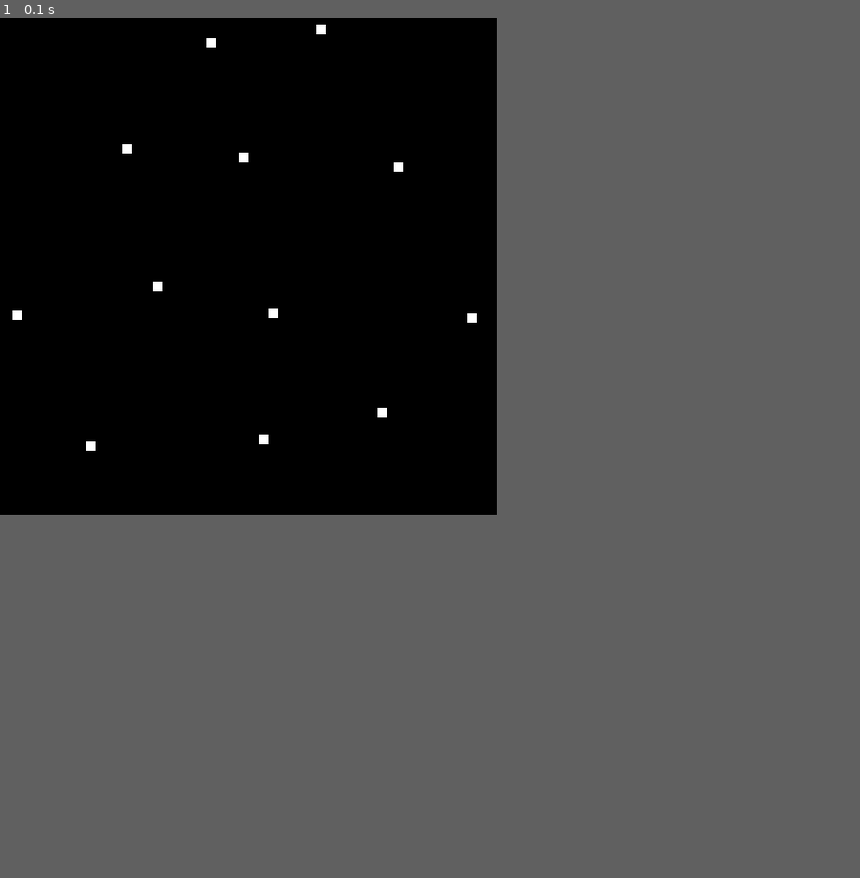
Above: before the commit, frame 1.
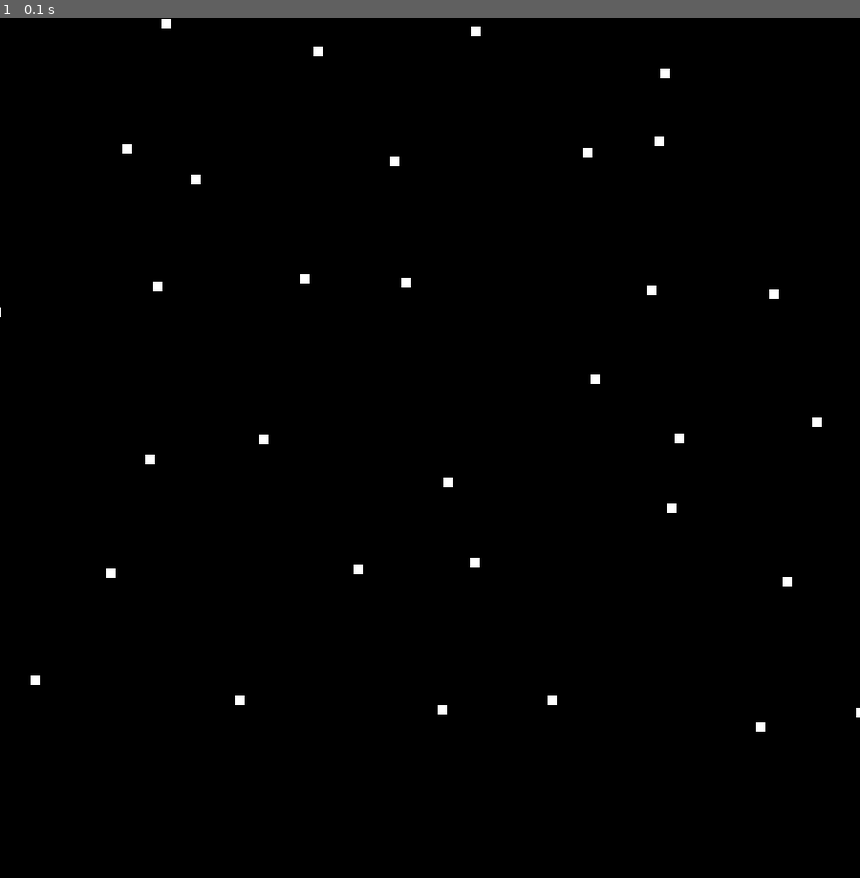
Above: after the commit, the same moment.

Repository: john9francis/molecular-dynamics
Game: pygame game, started from pygame_main.py
Same seed, same stepped clock (60 frames per second), same inputs: the game is played once before the commit and once after it.
Inputs:
- Up to frame 1 (0.1 s): no input
In our replay, the window is 520x520 before the commit and 900x900 after it. These sizes can differ from the game's own. Grey fills any space a smaller window leaves; there, only what the larger window draws over its background counts as a difference.

The runs differ from the first frame. In frame 1, 0.4% of the frame differs, in the area x 0-100%, y 0-83%.

Commit message:
Still messing with pygame screen size... not sure exactly the best way to go about it.

Diff:
--- a/pygame_main.py
+++ b/pygame_main.py
@@ -6,7 +6,8 @@
 def main():
 
   # set up our own stuff
-  p_world = ParticleWorld()
+  p_world = ParticleWorld(36)
+  p_world.plot_lattice()
   scale = 100
   offset = 10
 
@@ -14,8 +15,8 @@
   pygame.init()
 
   # Set up the screen
-  screen_width = p_world.width * scale + 2 * offset
-  screen_height = p_world.width * scale + 2 * offset
+  screen_width = p_world.width * 1.5 * scale
+  screen_height = p_world.width * 1.5 * scale
   screen = pygame.display.set_mode((screen_width, screen_height))
   pygame.display.set_caption("Molecular Dynamics")
 
